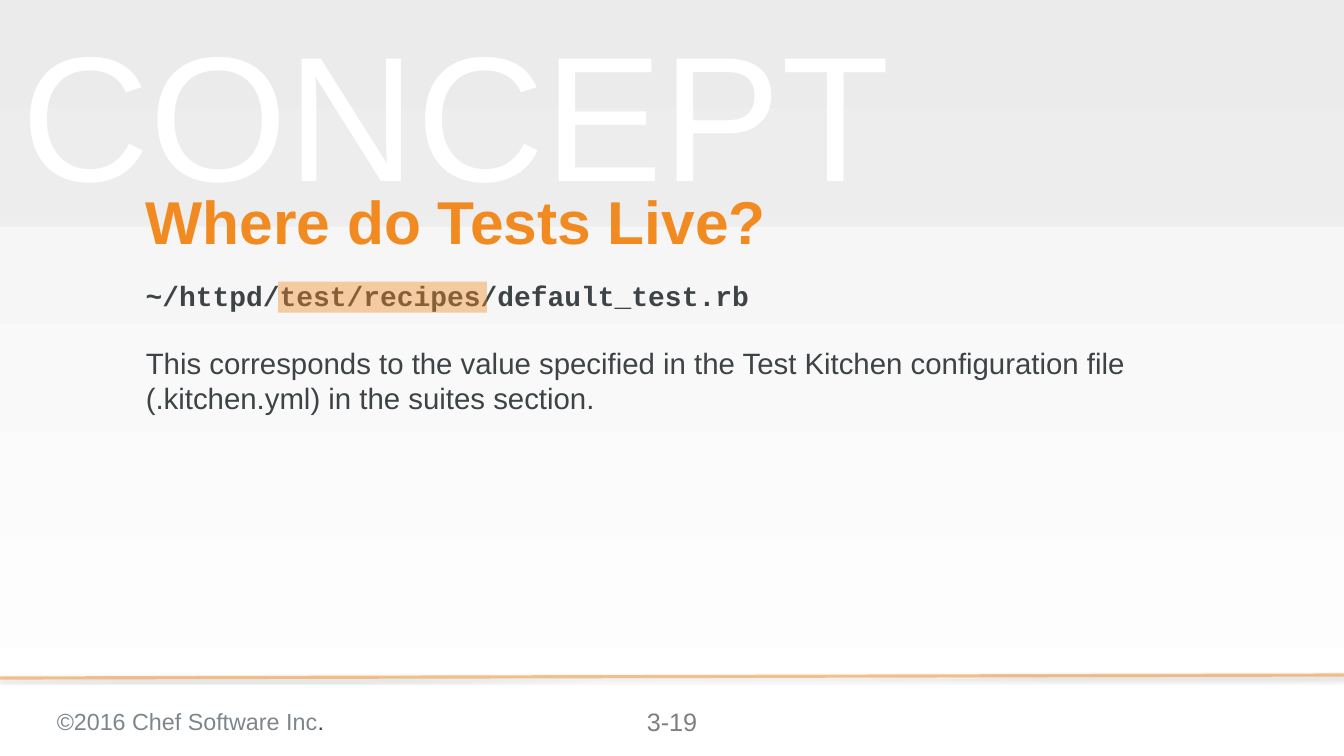
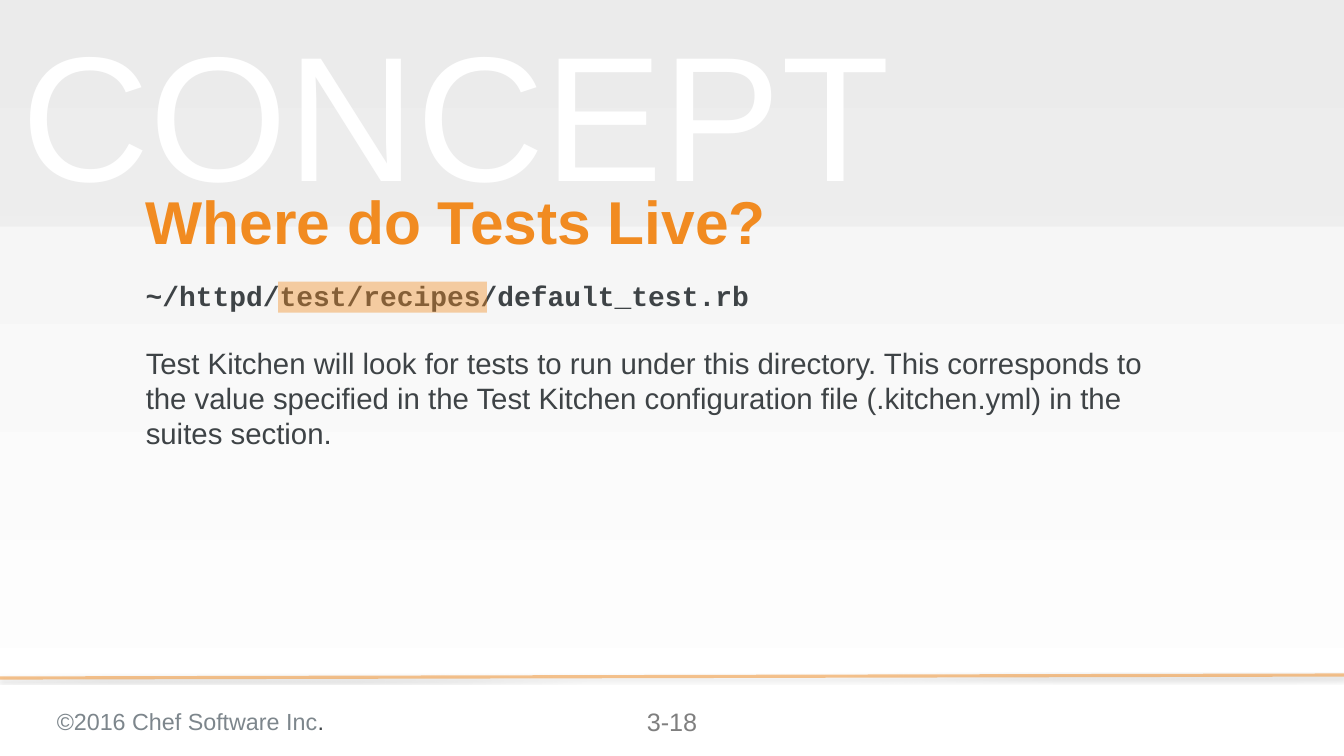
Before and after one commit to chef-training/test_driven_cookbook_development, a slide deck: slide 18 of 03-writing_a_test_first.pptx (slide 19 before the commit). Drawn at 1344x756 pixels with LibreOffice and Linux fonts; fonts in the diff are those of the drawing; background and template pictures are left out. Boxes give left, top, right and bottom in pixels: in the first picture for what was removed or moved away, otherwise in the second. Text is boxed around its words. In the diff, an @@ line names an element or a change of style, - is before the commit and + after.

Commit message:
Updates 03 to correct typos

```diff
--- a/03-writing_a_test_first.pptx
+++ b/03-writing_a_test_first.pptx
@@ subtitle at [146, 352, 1141, 445]: text changed @@
-This corresponds to the value specified in the Test Kitchen configuration file (.kitchen.yml) in the suites section.
+Test Kitchen will look for tests to run under this directory. This corresponds to the value specified in the Test Kitchen configuration file (.kitchen.yml) in the suites section.
@@ page number at [647, 713, 697, 731]: text changed @@
-3-19
+3-18
```
Also in this commit, not shown: 1 slide removed.
